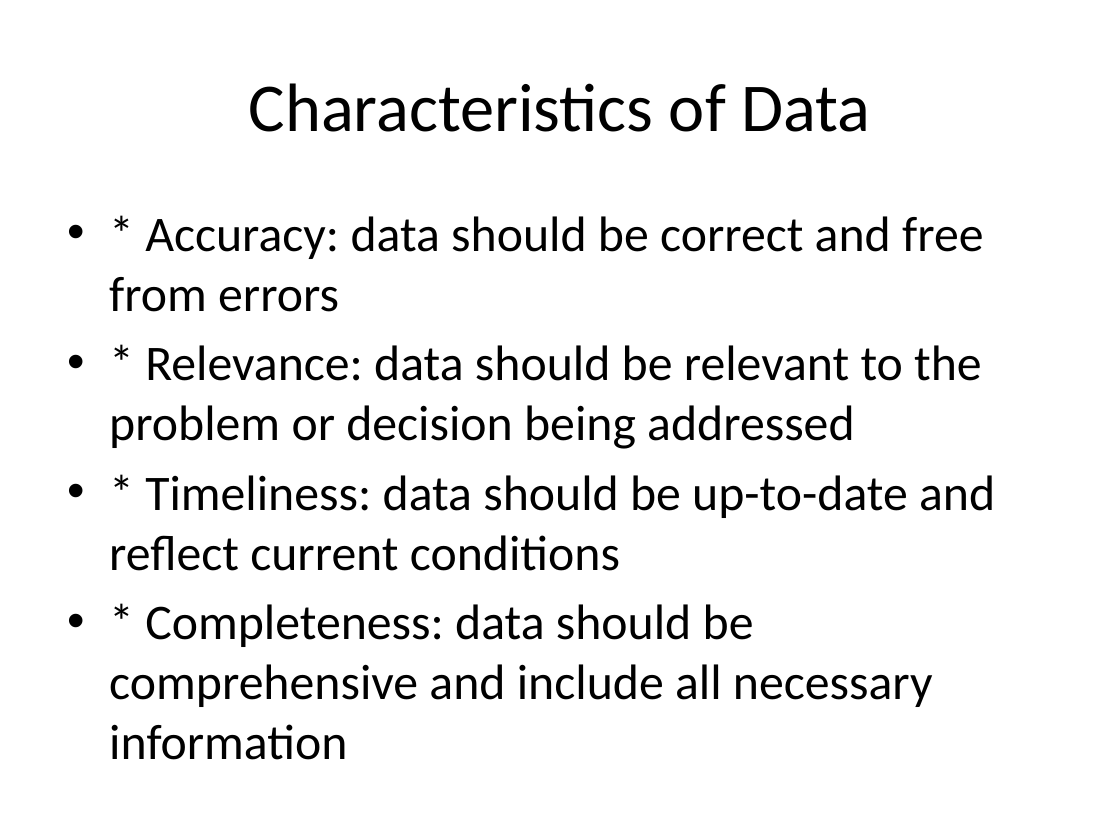
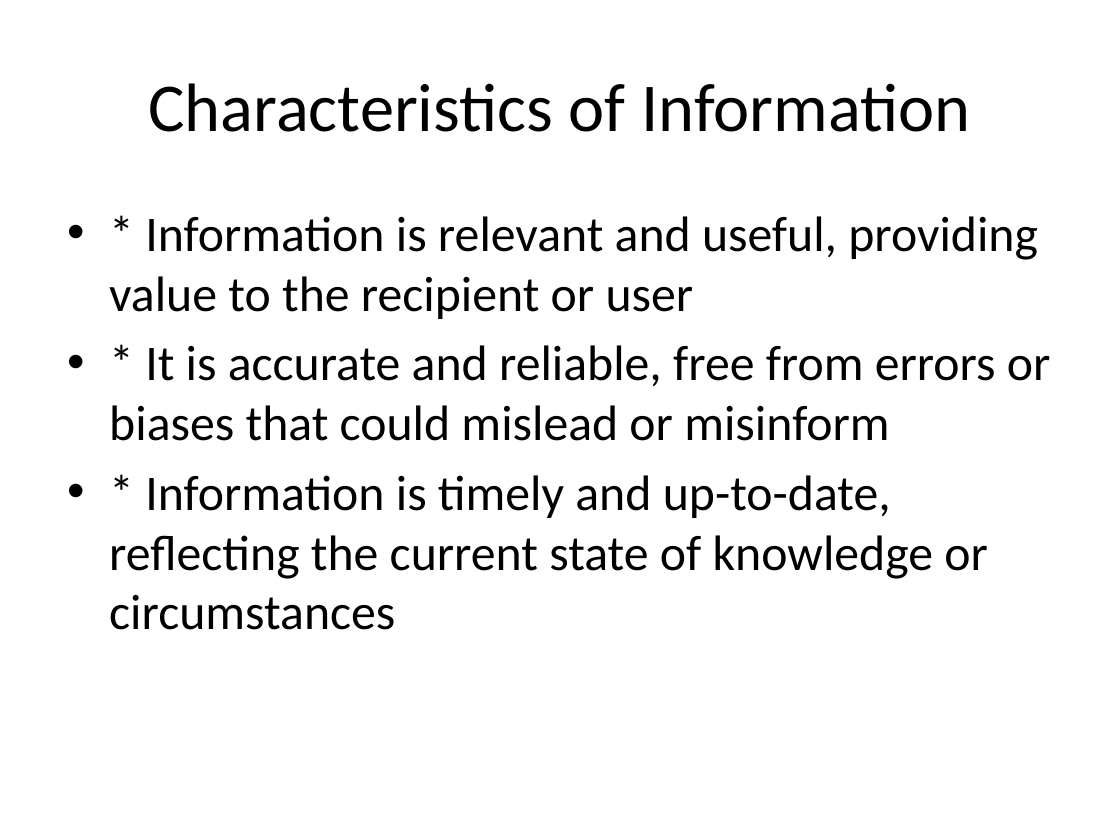
Before and after one commit to Tejesh-Developer/Multi-Applications-ChatBot, a slide deck: slide 2 of generated_presentation.pptx (slide 3 before the commit). Drawn at 1120x840 pixels with LibreOffice and Linux fonts; fonts in the diff are those of the drawing. Boxes give left, top, right and bottom in pixels: in the first picture for what was removed or moved away, otherwise in the second. Text is boxed around its words. In the diff, an @@ line names an element or a change of style, - is before the commit and + after.

```diff
--- a/generated_presentation.pptx
+++ b/generated_presentation.pptx
@@ title at box(149, 83, 970, 132): text changed @@
-Characteristics of Data
+Characteristics of Information
@@ text at box(109, 216, 1051, 630): text changed @@
-• * Accuracy: data should be correct and free from errors
-• * Relevance: data should be relevant to the problem or decision being addressed
-• * Timeliness: data should be up-to-date and reflect current conditions
-• * Completeness: data should be comprehensive and include all necessary information
+• * Information is relevant and useful, providing value to the recipient or user
+• * It is accurate and reliable, free from errors or biases that could mislead or misinform
+• * Information is timely and up-to-date, reflecting the current state of knowledge or circumstances
```
Also in this commit, not shown: 1 other slide changed, 1 slide added, 3 slides removed, 3 other files.
